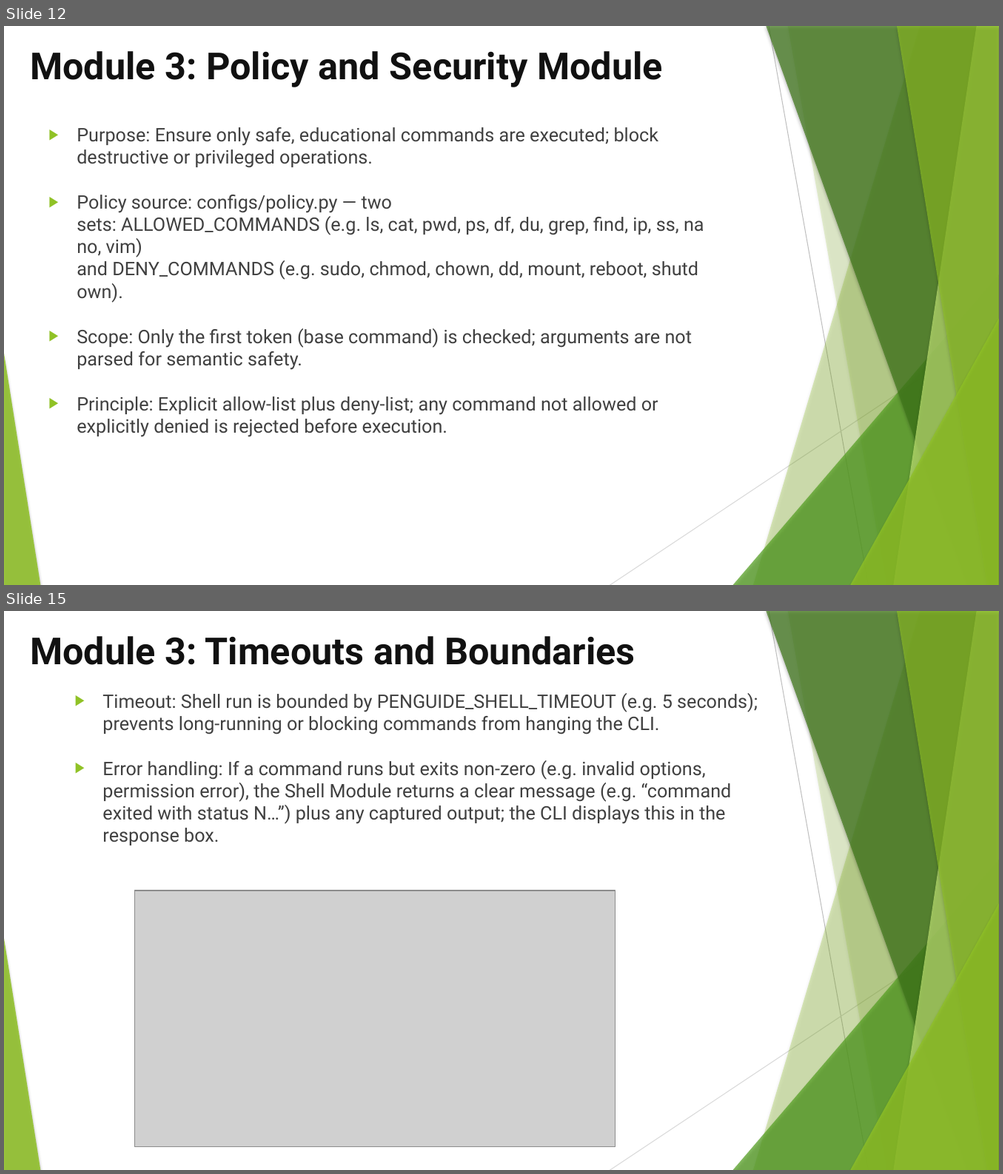
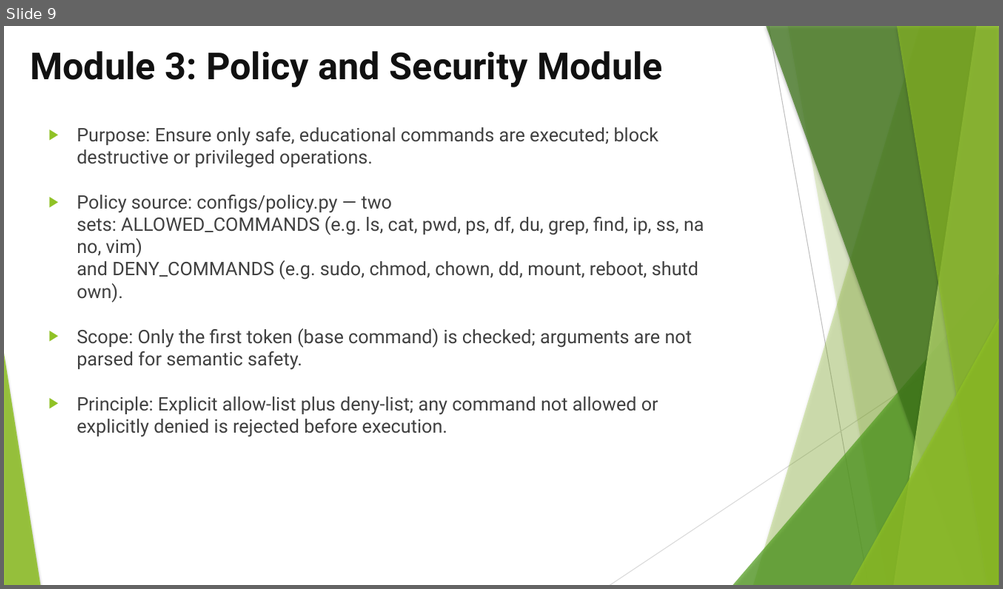
Before and after one commit to SridharanThangaraji/penguide, a slide deck: Team-13.pptx. Shown one above the other, each under a label of ours: slides 12 and 15 before the commit, slide 9 after it; the slides between them are not shown. The pictures are 1003x1174 and 1003x589 pixels, drawn with LibreOffice and Linux fonts; fonts in the diff are those of the drawing; grey boxes stand for pictures. Boxes give left, top, right and bottom in pixels: in the first picture for what was removed or moved away, otherwise in the second. Text is boxed around its words. In the diff, an @@ line names an element or a change of style, - is before the commit and + after.

```diff
--- a/Team-13.pptx
+++ b/Team-13.pptx
@@ slide 15 removed at [4, 611, 999, 1170], background #FFFFFF; not listed: 10 template elements that a slide beside it also shows @@
@@ title removed at [30, 636, 634, 665] @@
-Module 3: Timeouts and Boundaries
@@ text removed at [102, 693, 757, 846] @@
-▶ Timeout: Shell run is bounded by PENGUIDE_SHELL_TIMEOUT (e.g. 5 seconds); prevents long-running or blocking commands from hanging the CLI.
-▶ Error handling: If a command runs but exits non-zero (e.g. invalid options, permission error), the Shell Module returns a clear message (e.g. “command exited with status N…”) plus any captured output; the CLI displays this in the response box.
@@ picture removed at [134, 891, 615, 1147] @@
@@ what was slide 12 is now slide 9 @@
```
Also in this commit, not shown: 6 slides added, 5 other slides removed, 1 other file.
